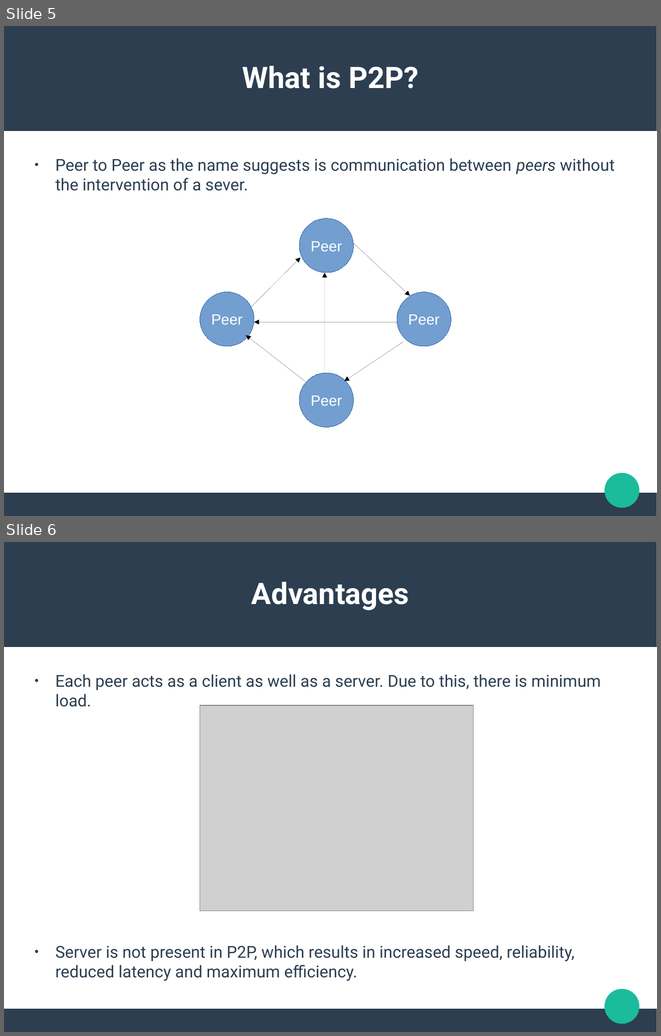
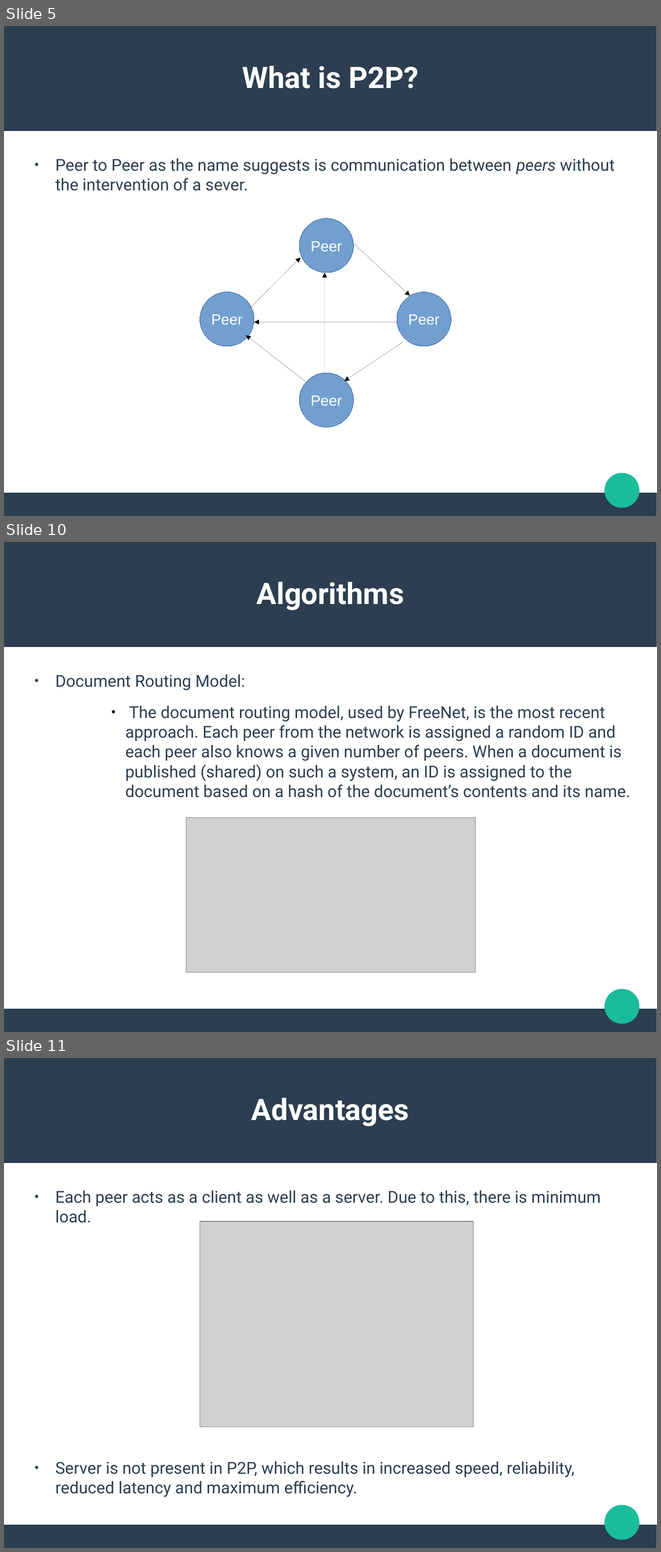
Before and after one commit to ishanjoshi02/TeSeminar, a slide deck: Presentation/Neeraj/Presentation.odp. Shown one above the other, each under a label of ours: slides 5 and 6 before the commit, slides 5, 10 and 11 after it; the slides between them are not shown. The pictures are 661x1036 and 661x1552 pixels, drawn with LibreOffice and Linux fonts; fonts in the diff are those of the drawing; grey boxes stand for pictures. Boxes give left, top, right and bottom in pixels: in the first picture for what was removed or moved away, otherwise in the second. Text is boxed around its words. In the diff, an @@ line names an element or a change of style, - is before the commit and + after.

```diff
--- a/Presentation/Neeraj/Presentation.odp
+++ b/Presentation/Neeraj/Presentation.odp
@@ slide 10 added at [4, 542, 657, 1032], background #FFFFFF; not listed: 3 template elements that a slide beside it also shows @@
@@ text added at [257, 582, 404, 610], 36 pt, text #FFFFFF, bold @@
+Algorithms
@@ text added at [55, 674, 630, 797], 20 pt, text #2C3E50 @@
+● Document Routing Model:
+            ● The document routing model, used by FreeNet, is the most recent approach. Each peer from the network is assigned a random ID and each peer also knows a given number of peers. When a document is published (shared) on such a system, an ID is assigned to the document based on a hash of the document’s contents and its name.
@@ picture added at [186, 818, 476, 972] @@
@@ what was slide 6 is now slide 11 @@
```
Also in this commit, not shown: 1 slide changed, 3 other slides added, 8 other files.
